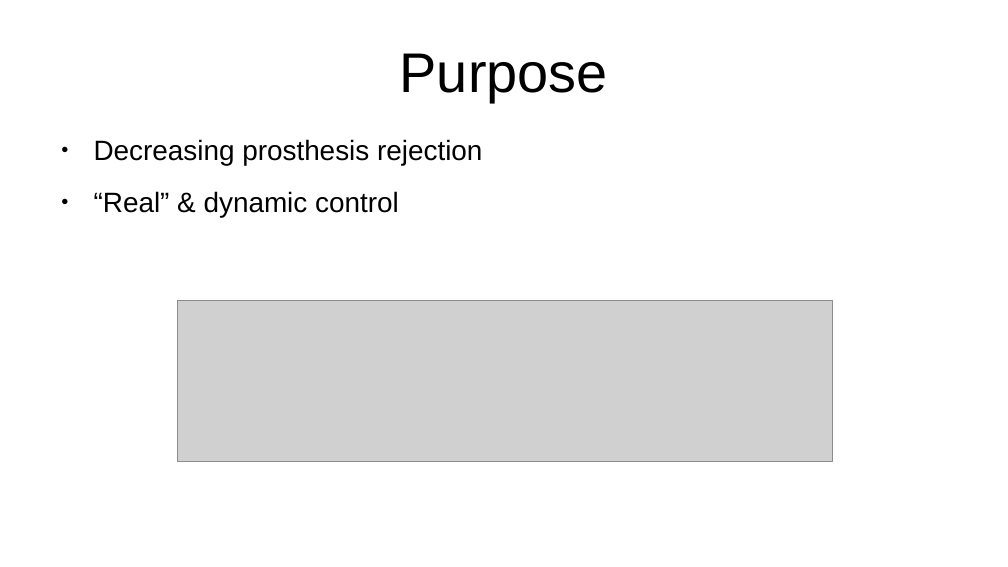
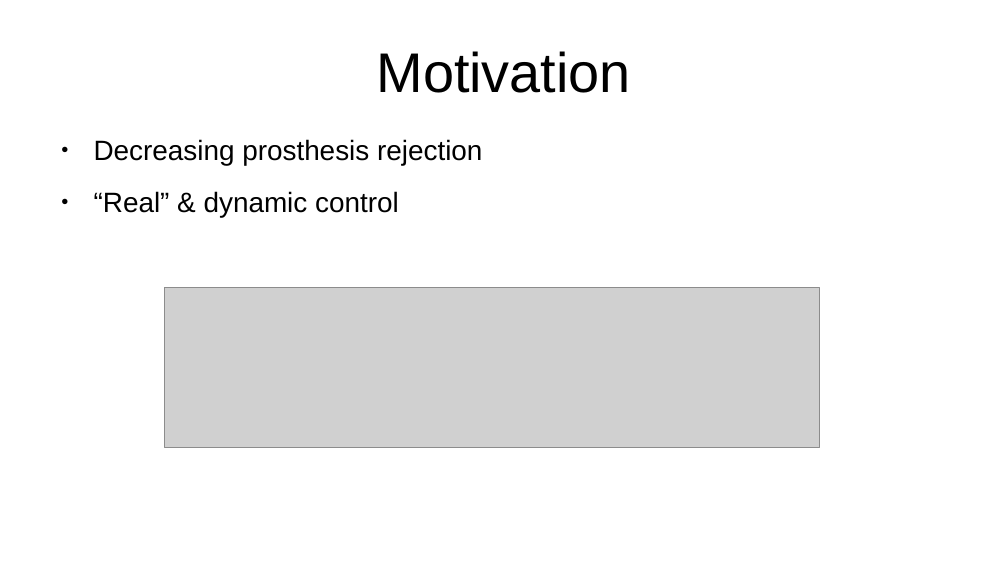
Before and after one commit to thom9258/masters-thesis, a slide deck: slide 5 of presentation/Presentation.odp (slide 6 before the commit). Drawn at 1008x567 pixels with LibreOffice and Linux fonts; fonts in the diff are those of the drawing; grey boxes stand for pictures. Boxes give left, top, right and bottom in pixels: in the first picture for what was removed or moved away, otherwise in the second. Text is boxed around its words. In the diff, an @@ line names an element or a change of style, - is before the commit and + after.

```diff
--- a/presentation/Presentation.odp
+++ b/presentation/Presentation.odp
@@ title at bbox=[376, 51, 630, 93]: text changed @@
-Purpose
+Motivation
@@ picture: place and size @@
-picture at bbox=[177, 301, 832, 462]
+picture at bbox=[165, 287, 820, 448]
```
Also in this commit, not shown: 10 other slides changed, 4 slides added, 2 slides removed.
